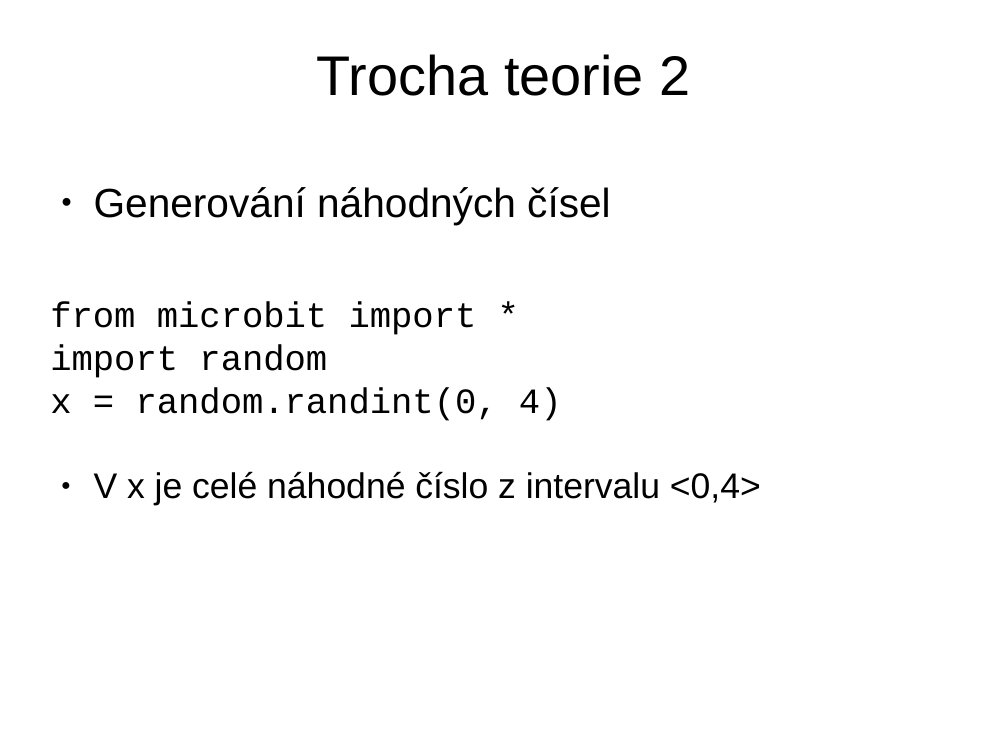
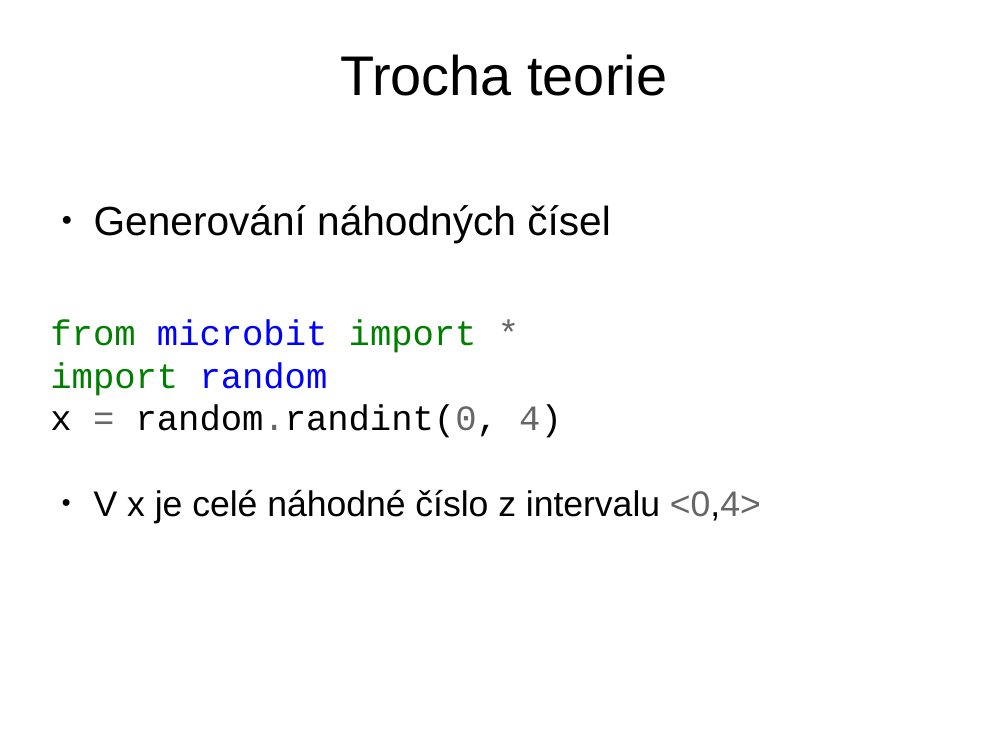
Before and after one commit to jipech/PRIM-microbit, a slide deck: slide 3 of 01-LED/01_Pro_ucitele/Prezentace/14-obrazky.pptx (slide 6 before the commit). Drawn at 1008x756 pixels with LibreOffice and Linux fonts; fonts in the diff are those of the drawing; background and template pictures are left out. Boxes give left, top, right and bottom in pixels: in the first picture for what was removed or moved away, otherwise in the second. Text is boxed around its words. In the diff, an @@ line names an element or a change of style, - is before the commit and + after.

```diff
--- a/01-LED/01_Pro_ucitele/Prezentace/14-obrazky.pptx
+++ b/01-LED/01_Pro_ucitele/Prezentace/14-obrazky.pptx
@@ text at (340, 54, 667, 96): text changed @@
-Trocha teorie 2
+Trocha teorie
@@ text "Generování náhodných čísel": place and size @@
-text "Generování náhodných čísel" at (50, 187, 761, 506)
+text "Generování náhodných čísel" at (50, 205, 761, 523)
@@ text at (50, 320, 761, 523): text colour #000000 to #008000 in "from import", "import"; text colour #000000 to #0000FF in "microbit", "random"; text colour #000000 to #666666 in "*", "= random.randint(0, 4)", "<0,4>" @@
```
Also in this commit, not shown: 3 other slides changed, 3 slides removed, 42 other files.
